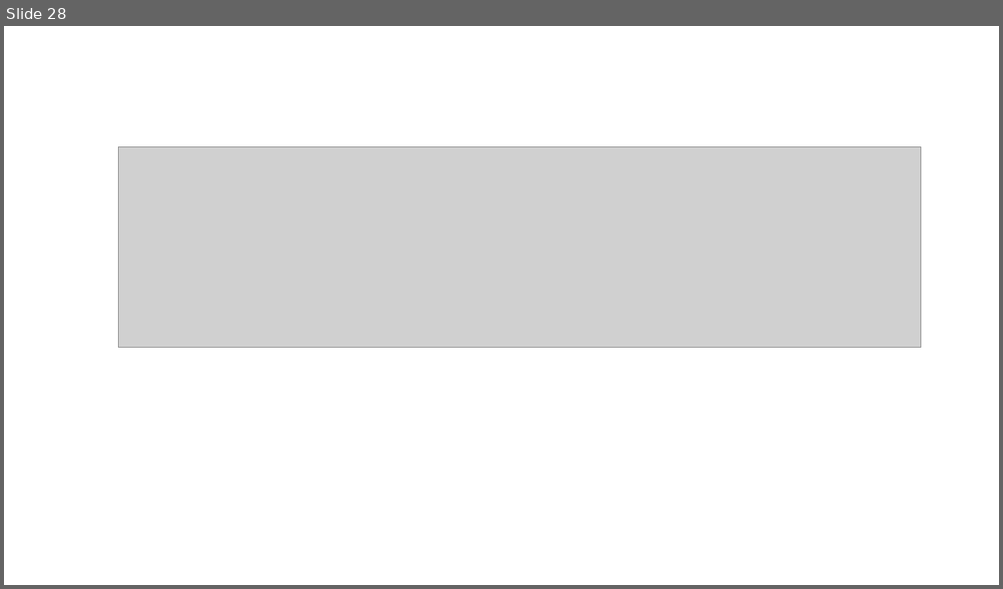
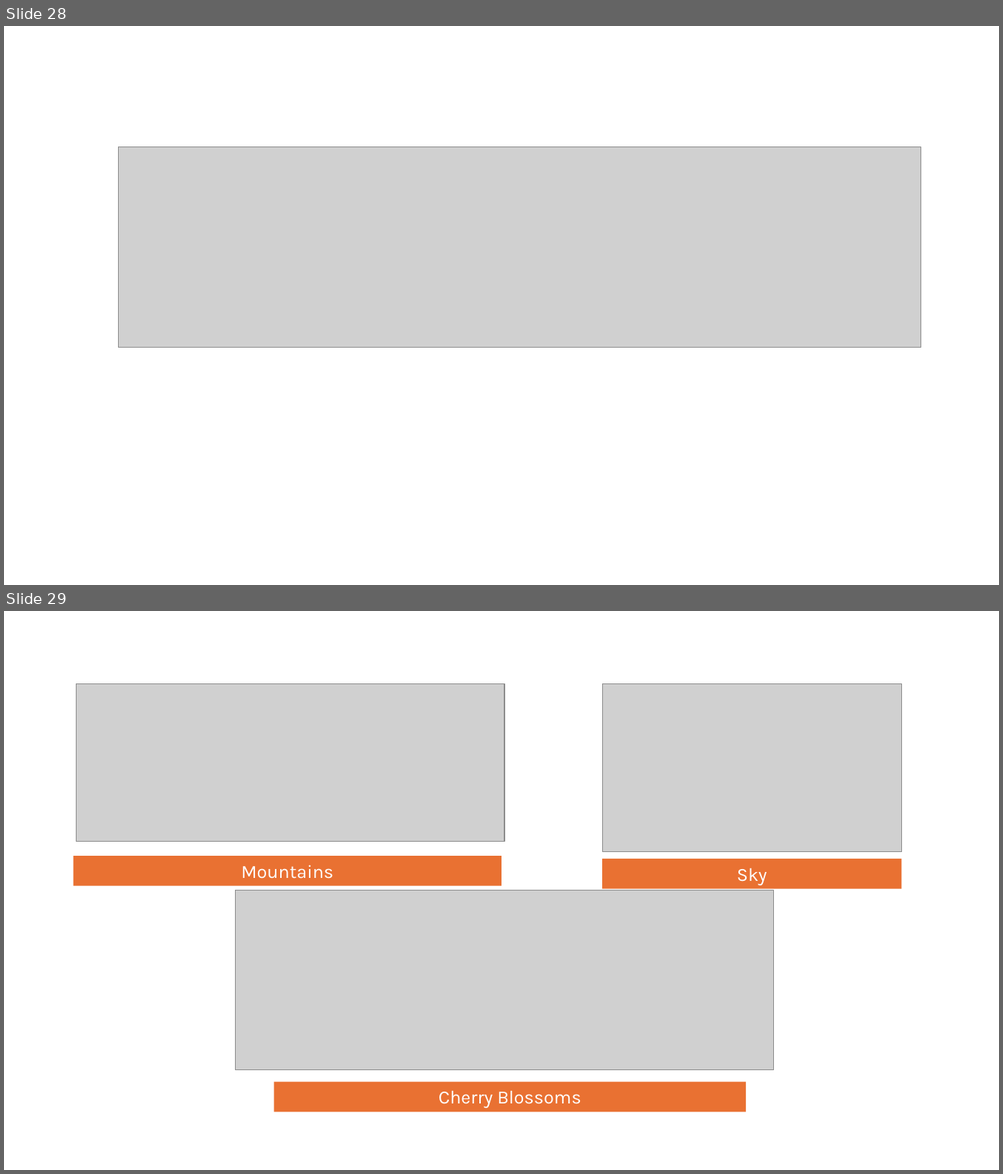
Before and after one commit to ICS485-Project-Reap/ics485-project-reap.github.io, a slide deck: Scenery Layout.pptx. Shown one above the other, each under a label of ours: slide 28 before the commit, slides 28 and 29 after it. The pictures are 1003x589 and 1003x1174 pixels, drawn with LibreOffice and Linux fonts; fonts in the diff are those of the drawing; grey boxes stand for pictures. Boxes give left, top, right and bottom in pixels: in the first picture for what was removed or moved away, otherwise in the second. Text is boxed around its words. In the diff, an @@ line names an element or a change of style, - is before the commit and + after.

```diff
--- a/Scenery Layout.pptx
+++ b/Scenery Layout.pptx
@@ slide 29 added at <box>4,611,999,1170</box>, background #FFFFFF @@
@@ picture added at <box>77,684,505,842</box> @@
@@ picture added at <box>603,684,902,852</box> @@
@@ rectangle added at <box>74,856,502,886</box>, fill #E97132, 18 pt, text #FFFFFF @@
+Mountains
@@ rectangle added at <box>603,859,902,889</box>, fill #E97132, 18 pt, text #FFFFFF @@
+Sky
@@ picture added at <box>236,891,774,1070</box> @@
@@ rectangle added at <box>274,1082,745,1113</box>, fill #E97132, 18 pt, text #FFFFFF @@
+Cherry Blossoms
```
Also in this commit, not shown: 2 other files.
